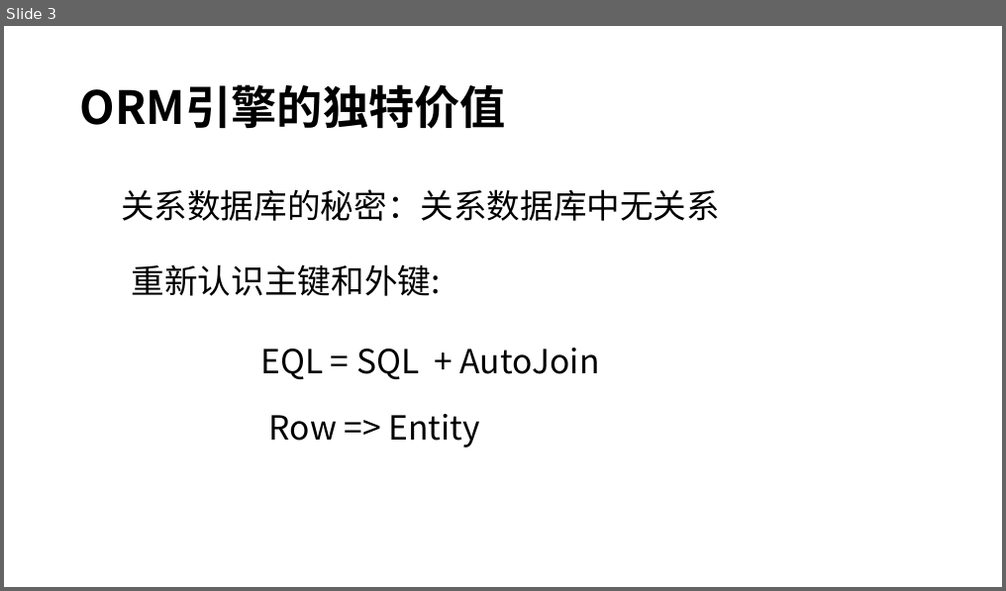
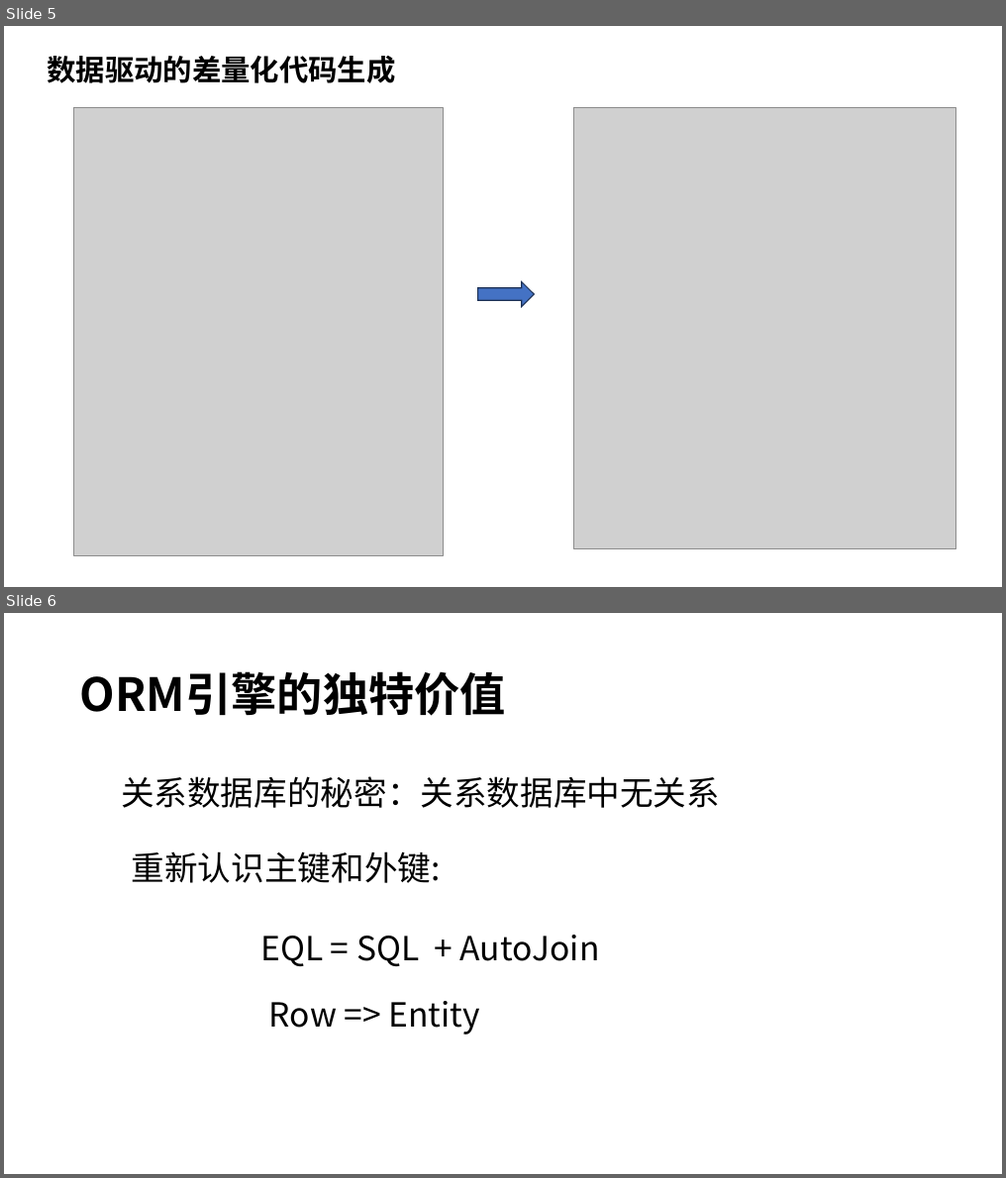
Before and after one commit to entropy-cloud/nop-entropy, a slide deck: docs/ppt/nop-orm.pptx. Shown one above the other, each under a label of ours: slide 3 before the commit, slides 5 and 6 after it. The pictures are 1006x591 and 1006x1178 pixels, drawn with LibreOffice and Linux fonts; fonts in the diff are those of the drawing; grey boxes stand for pictures. Boxes give left, top, right and bottom in pixels: in the first picture for what was removed or moved away, otherwise in the second. Text is boxed around its words. In the diff, an @@ line names an element or a change of style, - is before the commit and + after.

```diff
--- a/docs/ppt/nop-orm.pptx
+++ b/docs/ppt/nop-orm.pptx
@@ slide 5 added at <box>4,26,1002,587</box>, background #FFFFFF @@
@@ text added at <box>47,56,395,83</box>, 28 pt, text #000000, bold @@
+数据驱动的差量化代码生成
@@ picture added at <box>73,107,444,556</box> @@
@@ picture added at <box>573,107,956,550</box> @@
@@ right arrow added at <box>478,282,534,307</box>, fill #4472C4, outline #1E3256 1 pt @@
@@ what was slide 3 is now slide 6 @@
```
Also in this commit, not shown: 3 slides changed, 4 other slides added, 1 slide removed, 3 other files.
